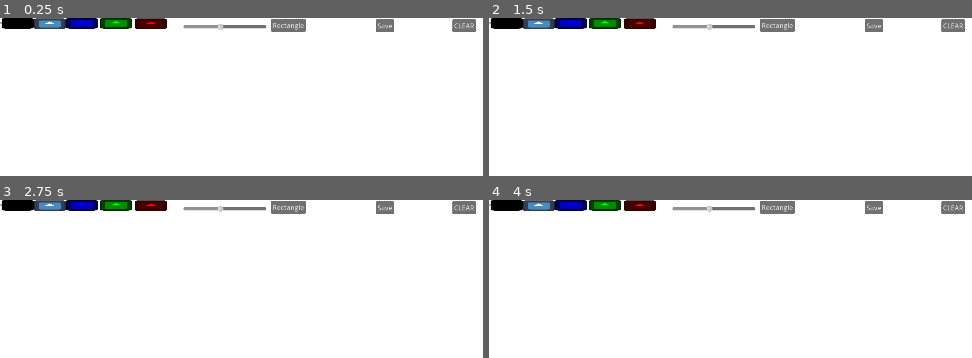
Above: before the commit, frames 1-4 (two rows, left to right).
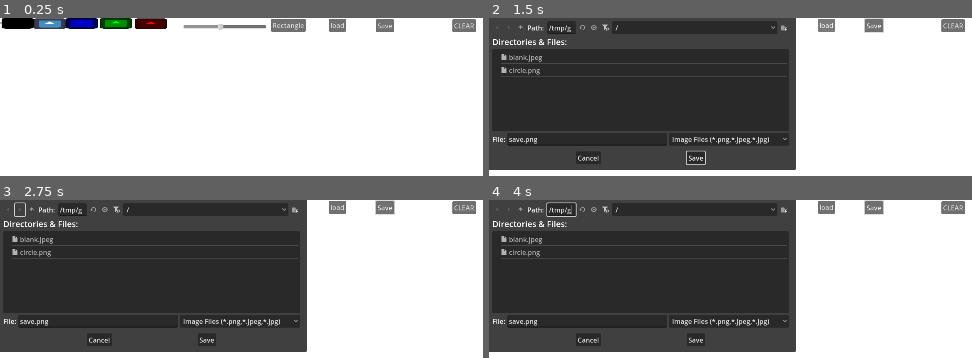
Above: after the commit, the same moments.

Repository: boardshapes/whiteboard
Game: Godot game, scene res://node_2d.tscn
Two runs of this game, one before a commit and one after it. Both use one fixed random seed, a clock stepped at 60 frames per second and the inputs below. The engine's default icon, where the game draws it, is replaced by a stand-in: a white triangle on a blue panel in a dark square.
Inputs (mouse positions are in pixels of both pictures, inside the frame that each line leads up to):
- Up to frame 1 (0.25 s): no input
- Up to frame 2 (1.5 s): click "Save" at 0.5 s; click (827, 25) at 1.25 s, where only the run after the commit has a clickable "load"
- Up to frame 3 (2.75 s): click (19, 204) at 2 s
- Up to frame 4 (4 s): click (537, 206) at 2.75 s; click (571, 204) at 3.5 s

The runs differ from the first frame. In frame 1, 0.3% of the frame differs, in the area x 68-72%, y 0-9%; in frame 2, 61%; in frame 3, 61%; in frame 4, 61%, in the area x 0-82%, y 0-97%.

Commit message:
Save and load dialogs
choose where to save and load from (also added loading)

Diff:
--- a/whiteboard/node_2d.gd
+++ b/whiteboard/node_2d.gd
@@ -1,5 +1,7 @@
 extends Node2D
 
+@onready var pick_image_file_dialog = $"../LoadImage"
+@onready var pick_save_location_dialog = $"../SaveDialog"
 var color: Color = Color.BLACK
 var brush_size: float = 50.0
 var strokes: Array = []
@@ -17,12 +19,40 @@
 var default_bg : Texture2D = load("res://blank.jpeg")
 var bg : Texture2D = default_bg
 
+func _ready():
+	# Set default directory and filename for the save
+	pick_save_location_dialog.current_file = "save.png"
+	pick_save_location_dialog.mode = FileDialog.FILE_MODE_SAVE_FILE
+	pick_save_location_dialog.access = FileDialog.ACCESS_FILESYSTEM
+	pick_save_location_dialog.filters = ["*.png,*.jpeg,*.jpg ; Image Files"]
+
+
+func _on_load_pressed() -> void: #bring up dialog box
+	pick_image_file_dialog.show()
+
+func _on_save_pressed() -> void:
+	pick_save_location_dialog.show()
+
+func _on_pick_image_file_dialog_file_selected(path: String) -> void: #load up image
+	var img = Image.load_from_file(path)
+	if img == null:
+		return
+	bg = ImageTexture.create_from_image(img)
+	queue_redraw()
+
+func _on_pick_save_location_dialog_file_selected(path: String) -> void: # save that image
+	if path[-2] == 'n': # .png has n at -2
+		get_viewport().get_texture().get_image().save_png(path)
+	else:
+		get_viewport().get_texture().get_image().save_jpg(path)
+
+	pass
+
 func flatten() -> void:
 	await RenderingServer.frame_post_draw
 	var img = get_viewport().get_texture().get_image()
 	bg = ImageTexture.create_from_image(img)
 	queue_redraw()
-
 
 func _on_control_mouse_entered() -> void:
 	drawable = true
@@ -57,9 +87,6 @@
 		rectangle_preview = {"type":'rect',"pos": [0,0], "size": [0,0], "color": color}
 	else:
 		rectangle_mode = true
-
-func _on_save_pressed() -> void:
-	get_viewport().get_texture().get_image().save_jpg("export.jpeg")
 
 func _on_brush_size_value_changed(value: float) -> void:
 	brush_size = value
--- a/whiteboard/node_2d.tscn
+++ b/whiteboard/node_2d.tscn
@@ -38,6 +38,16 @@
 
 [node name="Canvas" type="Node2D" parent="CanvasViewport/drawingViewport"]
 script = ExtResource("1_wtcfe")
+
+[node name="LoadImage" type="FileDialog" parent="CanvasViewport/drawingViewport"]
+title = "Open a File"
+position = Vector2i(30, 80)
+ok_button_text = "Open"
+file_mode = 0
+filters = PackedStringArray("*.png,*.jpeg,*.jpg;Compatible Image Files")
+
+[node name="SaveDialog" type="FileDialog" parent="CanvasViewport/drawingViewport"]
+filters = PackedStringArray("*.png,*.jpeg,*.jpg;Compatible Image Files")
 
 [node name="preViewport" type="SubViewport" parent="CanvasViewport"]
 transparent_bg = true
@@ -130,16 +140,26 @@
 min_value = 10.0
 value = 50.0
 
+[node name="Button" type="Button" parent="ButtonsViewport/SubViewport"]
+offset_left = 790.0
+offset_top = 2.0
+offset_right = 832.0
+offset_bottom = 33.0
+text = "load
+"
+
 [connection signal="mouse_entered" from="CanvasViewport/drawingViewport/Control" to="." method="_on_control_mouse_entered"]
 [connection signal="mouse_exited" from="CanvasViewport/drawingViewport/Control" to="." method="_on_control_mouse_exited"]
+[connection signal="file_selected" from="CanvasViewport/drawingViewport/LoadImage" to="CanvasViewport/drawingViewport/Canvas" method="_on_pick_image_file_dialog_file_selected"]
+[connection signal="file_selected" from="CanvasViewport/drawingViewport/SaveDialog" to="CanvasViewport/drawingViewport/Canvas" method="_on_pick_save_location_dialog_file_selected"]
 [connection signal="mouse_entered" from="ButtonsViewport/SubViewport/BlackColor" to="." method="_on_button_mouse_entered"]
 [connection signal="pressed" from="ButtonsViewport/SubViewport/BlackColor" to="." method="_on_black_color_pressed"]
 [connection signal="pressed" from="ButtonsViewport/SubViewport/BlackColor" to="CanvasViewport/drawingViewport/Canvas" method="_on_black_color_pressed"]
 [connection signal="pressed" from="ButtonsViewport/SubViewport/BlackColor" to="CanvasViewport/preViewport/Preview" method="_on_black_color_pressed"]
 [connection signal="pressed" from="ButtonsViewport/SubViewport/WhiteColor2" to="CanvasViewport/drawingViewport/Canvas" method="_on_white_color_pressed"]
 [connection signal="pressed" from="ButtonsViewport/SubViewport/WhiteColor2" to="CanvasViewport/preViewport/Preview" method="_on_white_color_2_pressed"]
+[connection signal="pressed" from="ButtonsViewport/SubViewport/BlueColor2" to="CanvasViewport/drawingViewport/Canvas" method="_on_blue_color_pressed"]
 [connection signal="pressed" from="ButtonsViewport/SubViewport/BlueColor2" to="CanvasViewport/drawingViewport/Canvas" method="_on_blue_color_2_pressed"]
-[connection signal="pressed" from="ButtonsViewport/SubViewport/BlueColor2" to="CanvasViewport/drawingViewport/Canvas" method="_on_blue_color_pressed"]
 [connection signal="pressed" from="ButtonsViewport/SubViewport/BlueColor2" to="CanvasViewport/preViewport/Preview" method="_on_blue_color_2_pressed"]
 [connection signal="pressed" from="ButtonsViewport/SubViewport/GreenColor2" to="CanvasViewport/drawingViewport/Canvas" method="_on_green_color_2_pressed"]
 [connection signal="pressed" from="ButtonsViewport/SubViewport/GreenColor2" to="CanvasViewport/drawingViewport/Canvas" method="_on_green_color_pressed"]
@@ -147,9 +167,10 @@
 [connection signal="pressed" from="ButtonsViewport/SubViewport/RedColor2" to="CanvasViewport/drawingViewport/Canvas" method="_on_red_color_pressed"]
 [connection signal="pressed" from="ButtonsViewport/SubViewport/RedColor2" to="CanvasViewport/preViewport/Preview" method="_on_red_color_2_pressed"]
 [connection signal="pressed" from="ButtonsViewport/SubViewport/Clear" to="CanvasViewport/drawingViewport/Canvas" method="_on_clear_pressed"]
+[connection signal="pressed" from="ButtonsViewport/SubViewport/RectButton" to="CanvasViewport/drawingViewport/Canvas" method="_on_rectangle_pressed"]
 [connection signal="pressed" from="ButtonsViewport/SubViewport/RectButton" to="CanvasViewport/drawingViewport/Canvas" method="_on_rect_button_pressed"]
-[connection signal="pressed" from="ButtonsViewport/SubViewport/RectButton" to="CanvasViewport/drawingViewport/Canvas" method="_on_rectangle_pressed"]
 [connection signal="pressed" from="ButtonsViewport/SubViewport/RectButton" to="CanvasViewport/preViewport/Preview" method="_on_rect_button_pressed"]
 [connection signal="pressed" from="ButtonsViewport/SubViewport/save" to="CanvasViewport/drawingViewport/Canvas" method="_on_save_pressed"]
 [connection signal="value_changed" from="ButtonsViewport/SubViewport/BrushSize" to="CanvasViewport/drawingViewport/Canvas" method="_on_brush_size_value_changed"]
 [connection signal="value_changed" from="ButtonsViewport/SubViewport/BrushSize" to="CanvasViewport/preViewport/Preview" method="_on_brush_size_value_changed"]
+[connection signal="pressed" from="ButtonsViewport/SubViewport/Button" to="CanvasViewport/drawingViewport/Canvas" method="_on_load_pressed"]
Not shown: 1 places in whiteboard/node_2d.tscn that only renumber resources
